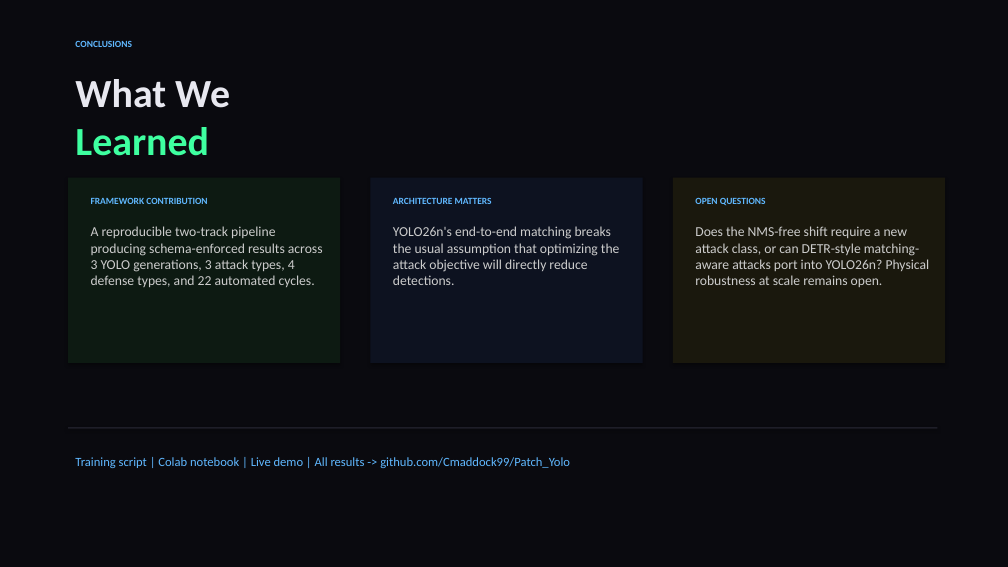
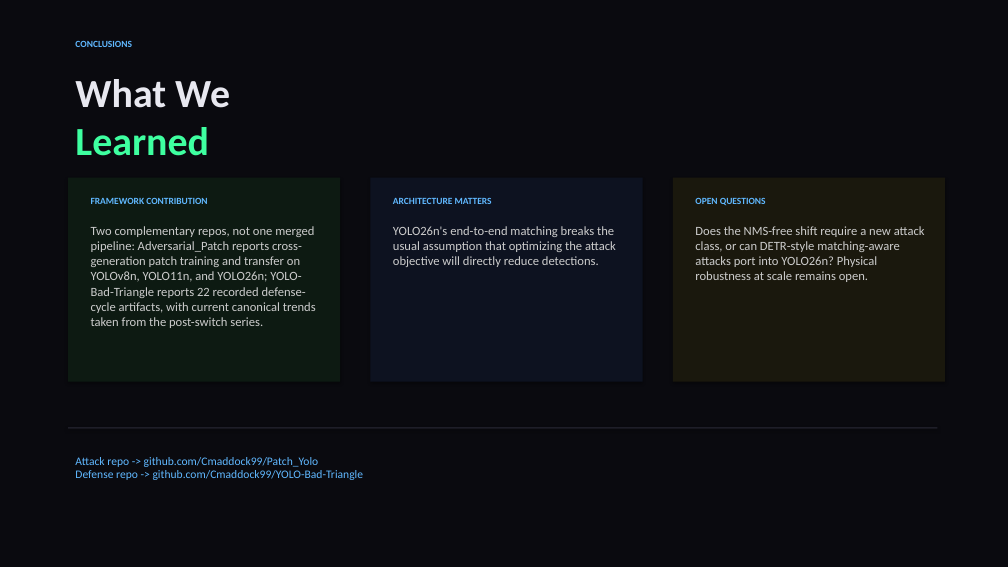
Before and after one commit to Cmaddock99/Patch_Yolo, a slide deck: slide 10 of presentation.pptx. Drawn at 1008x567 pixels with LibreOffice and Linux fonts; fonts in the diff are those of the drawing. Boxes give left, top, right and bottom in pixels: in the first picture for what was removed or moved away, otherwise in the second. Text is boxed around its words. In the diff, an @@ line names an element or a change of style, - is before the commit and + after.

Commit message:
Reconcile presentation claims with current artifacts

```diff
--- a/presentation.pptx
+++ b/presentation.pptx
@@ rectangle: place and size @@
-rectangle at [68,178,340,363]
+rectangle at [68,178,340,382]
@@ rectangle: place and size @@
-rectangle at [371,178,643,363]
+rectangle at [371,178,643,382]
@@ rectangle: place and size @@
-rectangle at [673,178,945,363]
+rectangle at [673,178,945,382]
@@ text at [91,226,316,328]: text changed; size 13 to 12 pt @@
-A reproducible two-track pipeline producing schema-enforced results across 3 YOLO generations, 3 attack types, 4 defense types, and 22 automated cycles.
+Two complementary repos, not one merged pipeline: Adversarial_Patch reports cross-generation patch training and transfer on YOLOv8n, YOLO11n, and YOLO26n; YOLO-Bad-Triangle reports 22 recorded defense-cycle artifacts, with current canonical trends taken from the post-switch series.
@@ text "YOLO26n's end-to-end matching breaks the ..." at [393,226,616,267]: size 13 to 12 pt @@
@@ text "Does the NMS-free shift require ..." at [695,226,925,282]: size 13 to 12 pt @@
@@ text at [75,457,364,480]: text changed; size 12 to 11 pt @@
-Training script | Colab notebook | Live demo | All results -> github.com/Cmaddock99/Patch_Yolo
+Attack repo -> github.com/Cmaddock99/Patch_Yolo
+Defense repo -> github.com/Cmaddock99/YOLO-Bad-Triangle
```
Also in this commit, not shown: 7 other slides changed, 5 other files.
